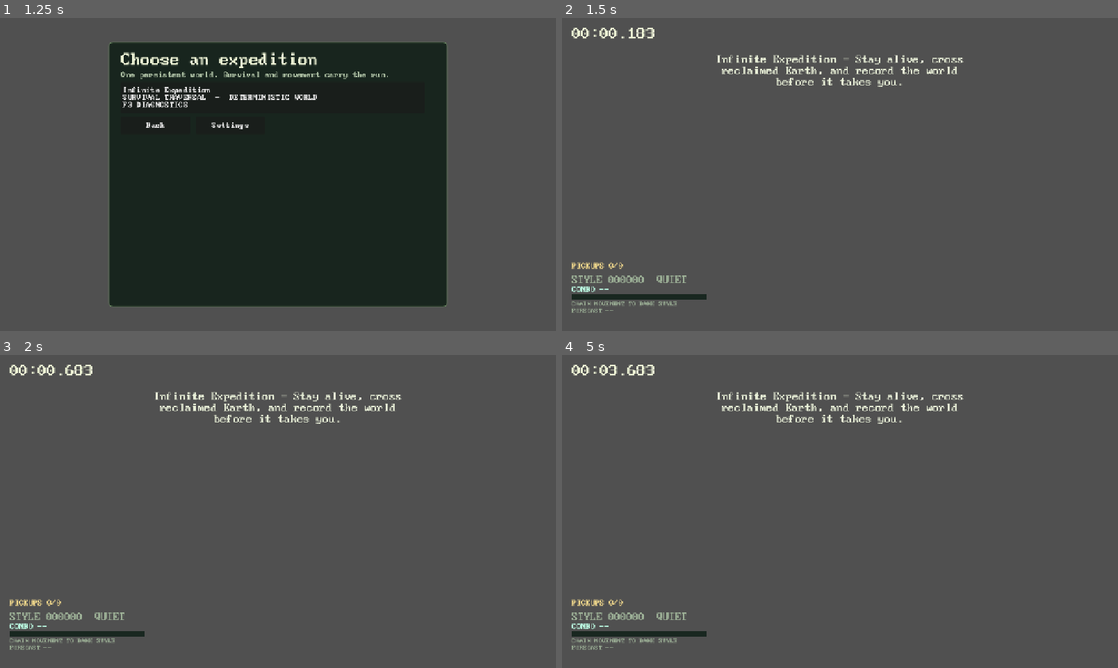
Above: before the commit, frames 1-4 (two rows, left to right).
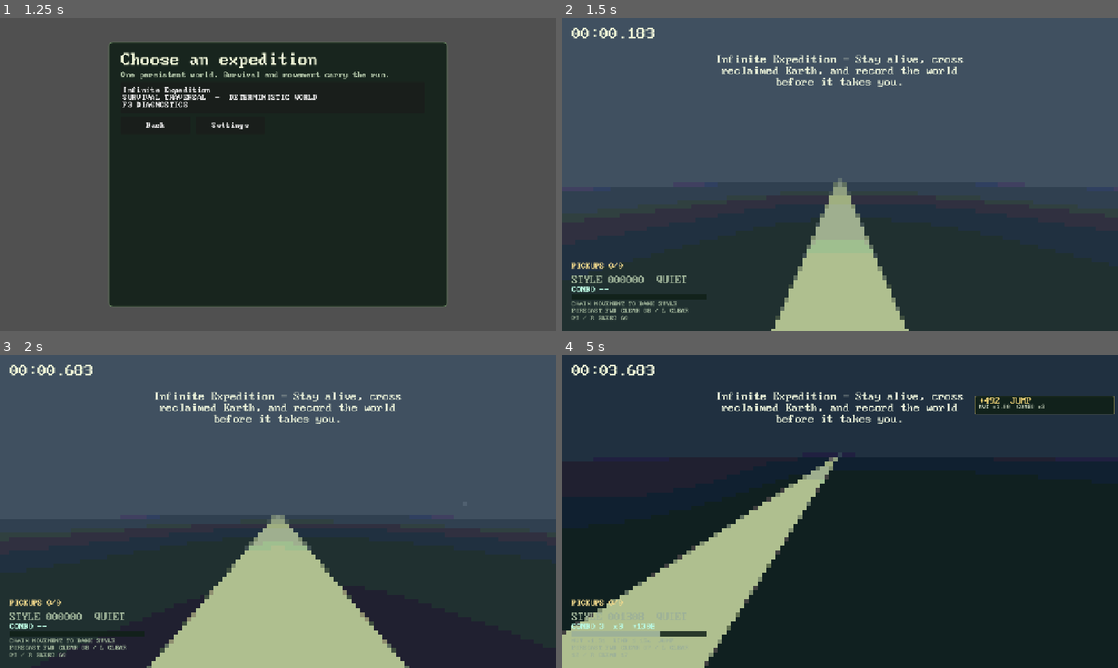
Above: after the commit, the same moments.

Repository: gongahkia/hot-cross-buns
Game: Godot game, scene res://scenes/main.tscn
The game is run twice, just before and just after one commit, with the same random seed, the same clock (stepped at 60 frames per second) and the same inputs.
Inputs (mouse positions are in pixels of both pictures, inside the frame that each line leads up to):
- Up to frame 1 (1.25 s): click "Choose a journey" at 0.5 s
- Up to frame 2 (1.5 s): click "Infinite Expedition SURVIVAL …" at 1.25 s
- Up to frame 3 (2 s): no input
- Up to frame 4 (5 s): tap Enter at 2 s; move the mouse to (867, 511) at 2.02 s; hold W (move_forward) from 2.03 s (still down); tap 7 (build_platform) at 2.1 s; click (867, 511) at 2.17 s; tap Space (jump) at 2.27, 3.02, 4.52 s; move the mouse to (812, 511) at 2.77 s; tap 6 (build_shelter) at 2.85 s; move the mouse to (851, 505) at 3.52 s; tap 2 (collect_water) at 3.6 s; move the mouse to (834, 517) at 4.27 s; tap 1 (consume_food) at 4.35 s; click (834, 517) at 4.42 s

Frame 1 is identical in both runs. In frame 2, 46% of the frame differs, in the area x 0-100%, y 51-100%; in frame 3, 47%; in frame 4, 98%, in the area x 0-100%, y 0-100%.
Error before the commit: Assertion failed: generated megastructure baseline entry route is invalid (res://scripts/world_megastructure_generator.gd:94)

Commit message:
fix megastructure baseline floor validation

Diff:
--- a/scripts/world_megastructure_route_validator.gd
+++ b/scripts/world_megastructure_route_validator.gd
@@ -60,11 +60,6 @@
 			if not is_equal_approx(point.y, floor_y):
 				issues.append("baseline_not_on_floor")
 				break
-	var world_bounds: Dictionary = descriptor.get("world_bounds", {})
-	for point: Vector3 in path:
-		if not _point_in_bounds(point, world_bounds):
-			issues.append("baseline_outside_world_bounds")
-			break
 	if not _path_intersects_bounds(path, entry.get("threshold_volume", {})):
 		issues.append("entry_threshold_not_crossed")
 	var reveal := _reveal_by_id(descriptor.get("reveals", []), str(entry.get("initial_reveal_id", "")))
@@ -123,13 +118,6 @@
 static func _point(value: Array) -> Vector3:
 	return Vector3(float(value[0]), float(value[1]), float(value[2]))
 
-static func _point_in_bounds(point: Vector3, bounds: Dictionary) -> bool:
-	if not _is_point(bounds.get("min", [])) or not _is_point(bounds.get("max", [])):
-		return false
-	var minimum := _point(bounds.min)
-	var maximum := _point(bounds.max)
-	return point.x >= minimum.x and point.x <= maximum.x and point.y >= minimum.y and point.y <= maximum.y and point.z >= minimum.z and point.z <= maximum.z
-
 static func _path_intersects_bounds(path: Array, bounds: Dictionary) -> bool:
 	if path.size() < 2 or not _is_point(bounds.get("min", [])) or not _is_point(bounds.get("max", [])):
 		return false
Not shown, changed: docs/megastructure-route-validation.md
